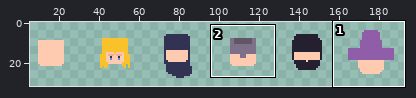
Pixel-art file -- resources/asesprite/atlases/atlas_head.aseprite. Above, an overview of the earlier version with the close-up marked.
Close-up. Before the edit:
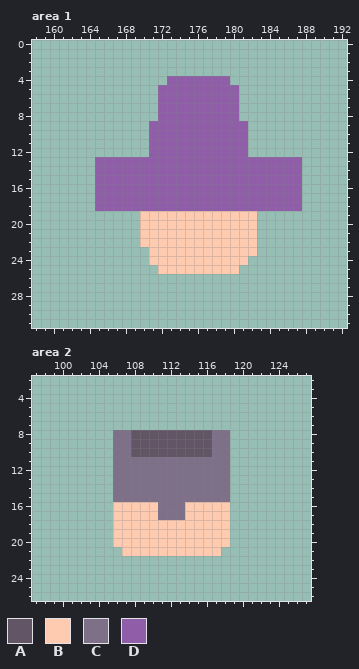
512x512 pixels, 1 frame. Shown: area 1: x 158..192, y 0..31; area 2: x 97..127, y 2..26. The wide view leaves out empty margins.
Visible layers, top first: "plain", "blond", "rogues hood", "steel helm", "swat", "wizards hat".
Palette (. is transparent): A #625565  B #fecbb0  C #7f708a  D #905ea9
Pixels before, area 1, first column x 165:
 4 ........DDDDDDD........
 5 .......DDDDDDDDD.......
 6 .......DDDDDDDDD.......
 7 .......DDDDDDDDD.......
 8 .......DDDDDDDDD.......
 9 ......DDDDDDDDDDD......
10 ......DDDDDDDDDDD......
11 ......DDDDDDDDDDD......
12 ......DDDDDDDDDDD......
13 DDDDDDDDDDDDDDDDDDDDDDD
14 DDDDDDDDDDDDDDDDDDDDDDD
15 DDDDDDDDDDDDDDDDDDDDDDD
16 DDDDDDDDDDDDDDDDDDDDDDD
17 DDDDDDDDDDDDDDDDDDDDDDD
18 DDDDDDDDDDDDDDDDDDDDDDD
19 .....BBBBBBBBBBBBB.....
20 .....BBBBBBBBBBBBB.....
21 .....BBBBBBBBBBBBB.....
22 .....BBBBBBBBBBBBB.....
23 ......BBBBBBBBBBBB.....
24 ......BBBBBBBBBBB......
25 .......BBBBBBBBB.......
Pixels before, area 2, first column x 106:
 8 CCAAAAAAAAACC
 9 CCAAAAAAAAACC
10 CCAAAAAAAAACC
11 CCCCCCCCCCCCC
12 CCCCCCCCCCCCC
13 CCCCCCCCCCCCC
14 CCCCCCCCCCCCC
15 CCCCCCCCCCCCC
16 BBBBBCCCBBBBB
17 BBBBBCCCBBBBB
18 BBBBBBBBBBBBB
19 BBBBBBBBBBBBB
20 BBBBBBBBBBBBB
21 .BBBBBBBBBBB.
And afterwards:
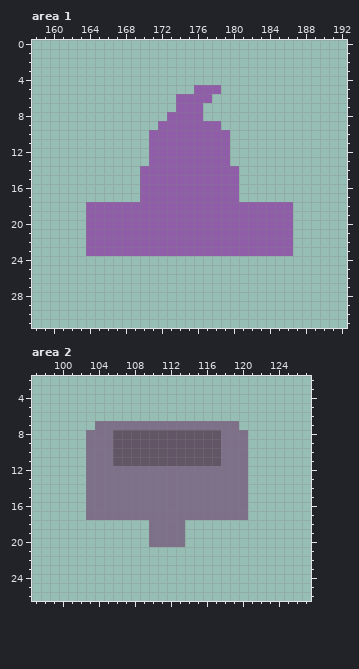
Changes in this commit:
Area 1, layer "wizards hat":
y 4: x 173..179 DDDDDDD -> .......
y 5: x 172..175 DDDD -> ....; x 179..180 DD -> ..
y 6: x 172..173 DD -> ..; x 178..180 DDD -> ...
y 7: x 172..173 DD -> ..; x 177..180 DDDD -> ....
y 8: x 172 D -> .; x 177..180 DDDD -> ....
y 9: x 171 D -> .; x 179..181 DDD -> ...
y 10..12: x 180..181 DD -> ..
y 13: x 165..170 DDDDDD -> ......; x 180..187 DDDDDDDD -> ........
y 14..17: x 165..169 DDDDD -> .....; x 181..187 DDDDDDD -> .......
y 18: x 164 . -> D; x 187 D -> .
y 19..22: x 164..186 ......BBBBBBBBBBBBB.... -> DDDDDDDDDDDDDDDDDDDDDDD
y 23: x 164..186 .......BBBBBBBBBBBB.... -> DDDDDDDDDDDDDDDDDDDDDDD
y 24: x 171..181 BBBBBBBBBBB -> ...........
y 25: x 172..180 BBBBBBBBB -> .........
Area 2, layer "steel helm":
y 7: x 104..119 ................ -> CCCCCCCCCCCCCCCC
y 8..10: x 103..107 ...CC -> CCCAA; x 117 C -> A; x 119..120 .. -> CC
y 11: x 103..117 ...CCCCCCCCCCCC -> CCCAAAAAAAAAAAA; x 119..120 .. -> CC
y 12..15: x 103..105 ... -> CCC; x 119..120 .. -> CC
y 16..17: x 103..110 ...BBBBB -> CCCCCCCC; x 114..120 BBBBB.. -> CCCCCCC
y 18..20: x 106..118 BBBBBBBBBBBBB -> ....CCCC.....
y 21: x 107..117 BBBBBBBBBBB -> ...........
